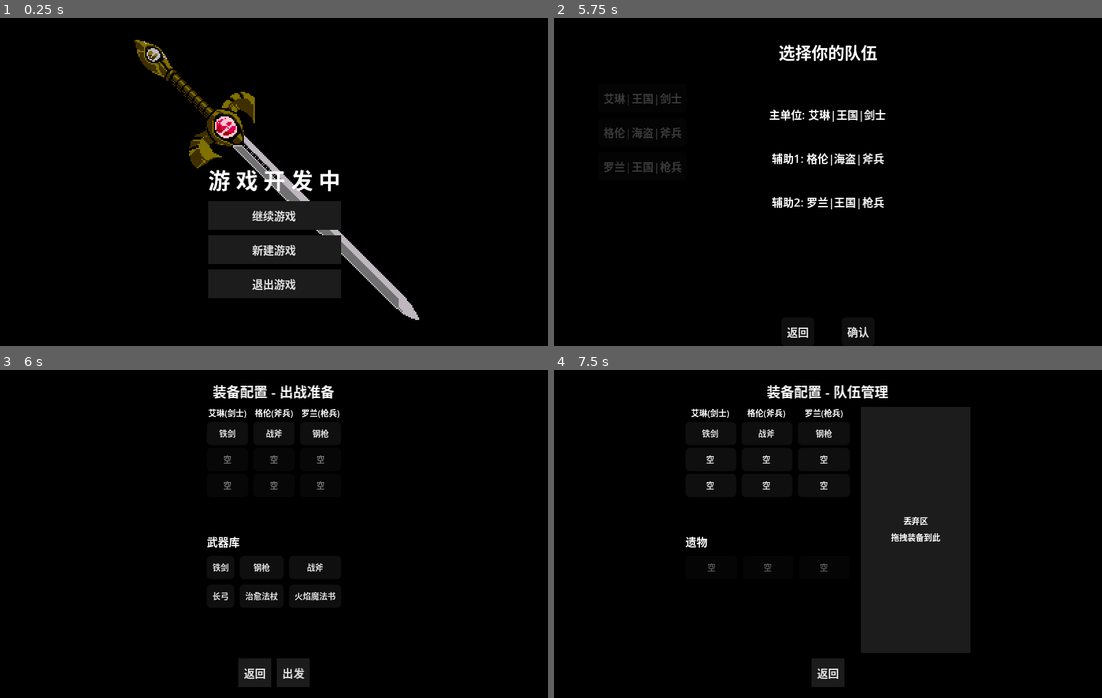
Above: before the commit, frames 1-4 (two rows, left to right).
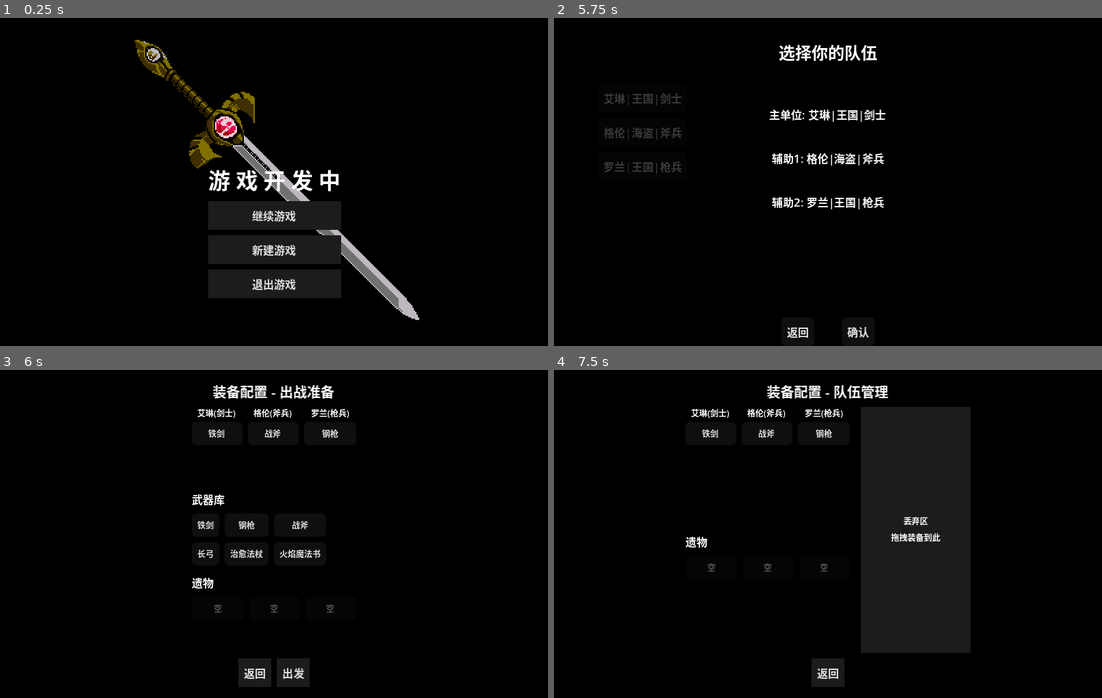
Above: after the commit, the same moments.

Repository: ZhuXilin/Dev_Project_260730
Game: Godot game, scene res://content/scenes/ui/MainMenu.tscn
Two runs of this game, one before a commit and one after it. Both use one fixed random seed, a clock stepped at 60 frames per second and the inputs below. Sound files missing from this copy of the repository are replaced by a short silence.
Inputs:
- Up to frame 1 (0.25 s): no input
- Up to frame 2 (5.75 s): click "继续游戏" at 0.5 s; click "新建游戏" at 1.25 s; click "新游戏" at 2 s; click "出战" at 2.75 s; click "艾琳|王国|剑士" at 3.5 s; click "格伦|海盗|斧兵" at 4.25 s; click "罗兰|王国|枪兵" at 5 s
- Up to frame 3 (6 s): click "确认" at 5.75 s
- Up to frame 4 (7.5 s): click "出发" at 6.5 s; click "装备配置" at 7.25 s

Frames 1-2 are identical in both runs. In frame 3, 2.2% of the frame differs, in the area x 35-64%, y 11-74%; in frame 4, 0.2%.

Commit message:
EquipmentConfig working

Diff:
--- a/function/script/EquipmentConfig.gd
+++ b/function/script/EquipmentConfig.gd
@@ -32,7 +32,79 @@
 	selected_units = units
 	target_slot = slot
 	current_mode = mode
-	party = _create_party_from_units(selected_units)
+	# ---- 从 GameState.party 复制现有装备数据，而不是创建默认 ----
+	party.clear()
+	for unit_name in units:
+		# 在 GameState.party 中查找同名单位
+		var existing = null
+		for u in GameState.party:
+			if u.unit_name == unit_name:
+				existing = u
+				break
+		if existing:
+			# 复制现有 UnitData
+			var data = UnitData.new()
+			data.unit_name = existing.unit_name
+			data.display_name = existing.display_name
+			data.faction = existing.faction
+			data.team_id = existing.team_id
+			data.max_hp = existing.max_hp
+			data.hit_points = existing.hit_points
+			data.defense = existing.defense
+			data.magic_defense = existing.magic_defense
+			data.skill = existing.skill
+			data.speed = existing.speed
+			data.luck = existing.luck
+			data.move_range = existing.move_range
+			data.ignore_terrain_cost = existing.ignore_terrain_cost
+			data.experience = existing.experience
+			data.level = existing.level
+			# 复制装备
+			if existing.weapon_slot:
+				var inst = ItemInstance.new()
+				inst.item_id = existing.weapon_slot.item_id
+				inst.count = existing.weapon_slot.count
+				data.weapon_slot = inst
+			else:
+				data.weapon_slot = null
+			data.armor_slots.clear()
+			for slot_inst in existing.armor_slots:
+				if slot_inst:
+					var new_inst = ItemInstance.new()
+					new_inst.item_id = slot_inst.item_id
+					new_inst.count = slot_inst.count
+					data.armor_slots.append(new_inst)
+				else:
+					data.armor_slots.append(null)
+			data.max_armor_slots = existing.max_armor_slots
+			party.append(data)
+		else:
+			# 如果不存在，使用默认创建（向后兼容）
+			var data = UnitData.new()
+			var stats = UnitDataManager.get_default_stats(unit_name)
+			var unit_dict = UnitDataManager.get_unit_data(unit_name)
+			data.unit_name = unit_name
+			data.display_name = unit_dict.get("display_name", unit_name)
+			data.faction = unit_dict.get("faction", "")
+			data.team_id = 0
+			data.max_hp = stats.max_hp
+			data.hit_points = stats.max_hp
+			data.defense = stats.defense
+			data.magic_defense = stats.magic_defense
+			data.skill = stats.skill
+			data.speed = stats.speed
+			data.luck = stats.luck
+			data.move_range = stats.move_range
+			data.ignore_terrain_cost = stats.ignore_terrain_cost
+			var default_weapon = UnitDataManager.get_default_weapon_id(unit_name)
+			if default_weapon != "":
+				var inst = ItemInstance.new()
+				inst.item_id = default_weapon
+				inst.count = 1
+				data.weapon_slot = inst
+			data.armor_slots = [null, null]
+			data.max_armor_slots = 2
+			party.append(data)
 	_build_ui()
 
 func _create_party_from_units(units: Array[String]) -> Array:
@@ -86,11 +158,12 @@
 	if current_mode == Mode.DEPLOY:
 		_build_library()
 		library_container.visible = true
-		relic_container.visible = false
 	else:
 		library_container.visible = false
-		_build_relics()
-		relic_container.visible = true
+
+	# 遗物始终显示，允许编辑
+	_build_relics()
+	relic_container.visible = true
 
 	discard_zone.visible = (current_mode == Mode.MAP)
 	visible = true
@@ -495,26 +568,78 @@
 
 func _on_confirm_pressed():
 	print("_on_confirm_pressed 被调用")
-	GameState.initialize_party(selected_units, 0)
-	for i in range(min(party.size(), GameState.party.size())):
-		var local_unit = party[i]
-		var state_unit = GameState.party[i]
-		state_unit.weapon_slot = local_unit.weapon_slot
-		state_unit.armor_slots = local_unit.armor_slots.duplicate()
-		state_unit.max_armor_slots = local_unit.max_armor_slots
-		state_unit.hit_points = local_unit.hit_points
-	GameState.global_relics.clear()
+
+	# ---- 调试打印 ----
+	print("=== 当前 party 装备状态 ===")
+	for i in range(party.size()):
+		var u = party[i]
+		var weapon_id = u.weapon_slot.item_id if u.weapon_slot else "无"
+		print("单位 ", i, ": ", u.unit_name, " 武器: ", weapon_id)
+		for j in range(u.armor_slots.size()):
+			var slot = u.armor_slots[j]
+			var slot_id = slot.item_id if slot else "空"
+			print("  防具槽", j, ": ", slot_id)
+	print("============================")
+
+	# ---- 直接用本地 party 数据覆盖 GameState.party ----
+	GameState.party.clear()
+	for local_unit in party:
+		var data = UnitData.new()
+		data.unit_name = local_unit.unit_name
+		data.display_name = local_unit.display_name
+		data.faction = local_unit.faction
+		data.team_id = 0
+		data.max_hp = local_unit.max_hp
+		data.hit_points = local_unit.hit_points
+		data.defense = local_unit.defense
+		data.magic_defense = local_unit.magic_defense
+		data.skill = local_unit.skill
+		data.speed = local_unit.speed
+		data.luck = local_unit.luck
+		data.move_range = local_unit.move_range
+		data.ignore_terrain_cost = local_unit.ignore_terrain_cost
+		data.experience = local_unit.experience
+		data.level = local_unit.level
+
+		# 复制装备
+		if local_unit.weapon_slot:
+			var inst = ItemInstance.new()
+			inst.item_id = local_unit.weapon_slot.item_id
+			inst.count = local_unit.weapon_slot.count
+			data.weapon_slot = inst
+		else:
+			data.weapon_slot = null
+		data.armor_slots.clear()
+		for slot_inst in local_unit.armor_slots:
+			if slot_inst:
+				var inst = ItemInstance.new()
+				inst.item_id = slot_inst.item_id
+				inst.count = slot_inst.count
+				data.armor_slots.append(inst)
+			else:
+				data.armor_slots.append(null)
+		data.max_armor_slots = local_unit.max_armor_slots
+
+		GameState.party.append(data)
+
+	# ---- 遗物数据已经在 GameState.global_relics 中，不需要清除 ----
+	# 注意：不要调用 GameState.global_relics.clear()
+
+	# ---- 其他状态 ----
 	GameState.temp_soul = 0
 	GameState.temp_gold = 0
+
 	if selected_units.size() > 0:
 		var main_data = UnitDataManager.get_unit_data(selected_units[0])
 		GameState.current_faction = main_data.get("faction", "王国")
 	else:
 		GameState.current_faction = "王国"
+
 	GameState.interrupt_state = 2
 	GameState.reset_progress()
 	SaveManager.save_game(target_slot, false)
 	LevelManager.start_game()
+
 	var canvas_layer = get_parent()
 	if canvas_layer:
 		canvas_layer.queue_free()
--- a/function/script/MapScene.gd
+++ b/function/script/MapScene.gd
@@ -23,6 +23,19 @@
 
 func _ready():
 	print("=== MapScene _ready 开始 ===")
+
+	# ---- 调试：打印 GameState.party 装备状态 ----
+	print("=== MapScene: GameState.party 装备状态 ===")
+	for i in range(GameState.party.size()):
+		var u = GameState.party[i]
+		var weapon_id = u.weapon_slot.item_id if u.weapon_slot else "无"
+		print("单位 ", i, ": ", u.unit_name, " 武器: ", weapon_id)
+		for j in range(u.armor_slots.size()):
+			var slot = u.armor_slots[j]
+			var slot_id = slot.item_id if slot else "空"
+			print("  防具槽", j, ": ", slot_id)
+	print("==========================================")
+
 	print("当前 temp_gold=", GameState.temp_gold, " temp_soul=", GameState.temp_soul)
 
 	if GameState.party.is_empty():
--- a/function/script/Unit.gd
+++ b/function/script/Unit.gd
@@ -35,14 +35,38 @@
 var facing_flip_h : bool = false
 var _color_material : ShaderMaterial = null
 
+var _is_initialized: bool = false
+var _initialized: bool = false
+
 # ============================================================
 #  初始化
 # ============================================================
 func _ready():
-	pass
-
-func setup_unit(stats_data : UnitData, start_cell : Vector2i, initial_items : Array[ItemEntry] = []):
-	animated_sprite = $Sprite as AnimatedSprite2D
+	# 如果已经通过 restore 或 setup 初始化，跳过 _ready 的默认初始化
+	if _initialized:
+		print("Unit._ready 跳过，已初始化")
+		return
+
+	# 如果场景中已有 animated_sprite 但尚未设置，进行最小初始化
+	if not animated_sprite:
+		animated_sprite = $Sprite as AnimatedSprite2D
+
+	# 如果还没有精灵帧，使用占位纹理
+	if animated_sprite and not animated_sprite.sprite_frames:
+		var image = Image.create(CELL_SIZE, CELL_SIZE, false, Image.FORMAT_RGBA8)
+		image.fill(Color.MAGENTA)
+		var placeholder = ImageTexture.create_from_image(image)
+		var frames = SpriteFrames.new()
+		frames.add_animation("idle")
+		frames.add_frame("idle", placeholder)
+		animated_sprite.sprite_frames = frames
+		animated_sprite.play("idle")
+		animated_sprite.visible = true
+		animated_sprite.z_index = 2
+
+func setup_unit(stats_data: UnitData, start_cell: Vector2i, initial_items: Array[ItemEntry] = []):
+	if not animated_sprite:
+		animated_sprite = $Sprite as AnimatedSprite2D
 	if not animated_sprite:
 		push_error("Unit %s: 缺少 AnimatedSprite2D 节点！" % stats_data.unit_name)
 		return
@@ -71,7 +95,6 @@
 			var data = ItemManager.get_item_data(entry.item_id)
 			if not data:
 				continue
-			# 根据类型装备
 			if data.equipment_slot == "weapon":
 				var inst = ItemInstance.new()
 				inst.item_id = entry.item_id
@@ -126,6 +149,9 @@
 	update_hp_label()
 	update_name_label()
 	update_color()
+
+	# ---- 标记已初始化，防止 _ready() 覆盖 ----
+	_initialized = true
 
 # ============================================================
 #  装备系统
@@ -252,6 +278,8 @@
 
 # ---- 从存档恢复 ----
 func restore_from_unit_data(data: UnitData, cell: Vector2i):
+	print("restore_from_unit_data: 单位 ", data.unit_name, " 武器: ", data.weapon_slot.item_id if data.weapon_slot else "无")
+
 	unit_stats = data
 	grid_cell = cell
 	previous_grid_cell = cell
@@ -262,15 +290,22 @@
 	has_attacked = false
 	has_acted = false
 
-	# ---- 恢复装备 ----
-	weapon_slot = data.weapon_slot
+	# ---- 恢复装备（创建新实例，避免引用问题） ----
+	if data.weapon_slot:
+		var inst = ItemInstance.new()
+		inst.item_id = data.weapon_slot.item_id
+		inst.count = data.weapon_slot.count
+		weapon_slot = inst
+	else:
+		weapon_slot = null
+
 	armor_slots.clear()
 	for slot in data.armor_slots:
 		if slot:
-			var new_inst = ItemInstance.new()
-			new_inst.item_id = slot.item_id
-			new_inst.count = 1
-			armor_slots.append(new_inst)
+			var inst = ItemInstance.new()
+			inst.item_id = slot.item_id
+			inst.count = slot.count
+			armor_slots.append(inst)
 		else:
 			armor_slots.append(null)
 	max_armor_slots = data.max_armor_slots
@@ -278,6 +313,7 @@
 	# ---- 加载 SpriteFrames ----
 	if not animated_sprite:
 		animated_sprite = $Sprite as AnimatedSprite2D
+
 	if animated_sprite:
 		var frames_path = UnitDataManagerClass.get_sprite_frames_path(unit_stats.unit_name)
 		var loaded_ok = false
@@ -305,11 +341,20 @@
 			animated_sprite.play("idle")
 			animated_sprite.visible = true
 			animated_sprite.z_index = 2
+			print("Warning: 单位 %s 的 SpriteFrames 加载失败，使用占位纹理" % unit_stats.unit_name)
+
+	animated_sprite.flip_h = (unit_stats.team_id == 1)
+	facing_flip_h = animated_sprite.flip_h
+	previous_flip_h = facing_flip_h
 
 	update_color()
 	update_hp_label()
 	update_name_label()
 	update_terrain_info()
+
+	# ---- 标记已初始化，防止 _ready() 覆盖 ----
+	_initialized = true
+	print("restore_from_unit_data 完成，weapon_slot: ", weapon_slot.item_id if weapon_slot else "无")
 
 # ============================================================
 #  状态与行动
--- a/function/script/UnitSpawner.gd
+++ b/function/script/UnitSpawner.gd
@@ -70,11 +70,25 @@
 static func spawn_party_from_gamestate(parent: Node, grid_to_world_func: Callable, spawn_points: Array[Vector2i]):
 	var party = GameState.get_party_units()
 	var count = min(party.size(), spawn_points.size())
+
+	# ---- 调试：打印队伍装备 ----
+	print("=== UnitSpawner: 队伍装备状态 ===")
+	for i in range(party.size()):
+		var u = party[i]
+		var weapon_id = u.weapon_slot.item_id if u.weapon_slot else "无"
+		print("单位 ", i, ": ", u.unit_name, " 武器: ", weapon_id)
+	print("================================")
+
 	for i in range(count):
 		var unit_data = party[i]
 		var spawn_cell = spawn_points[i]
 		var unit = load(UNIT_PATH).instantiate()
 		unit.restore_from_unit_data(unit_data, spawn_cell)
+
+		# ---- 调试：验证恢复后的装备 ----
+		var weapon_id = unit.weapon_slot.item_id if unit.weapon_slot else "无"
+		print("恢复后单位 ", i, ": ", unit.unit_stats.unit_name, " 武器: ", weapon_id)
+
 		parent.add_child(unit)
 		unit.position = grid_to_world_func.call(spawn_cell)
 		UnitManager.register_unit(unit)
